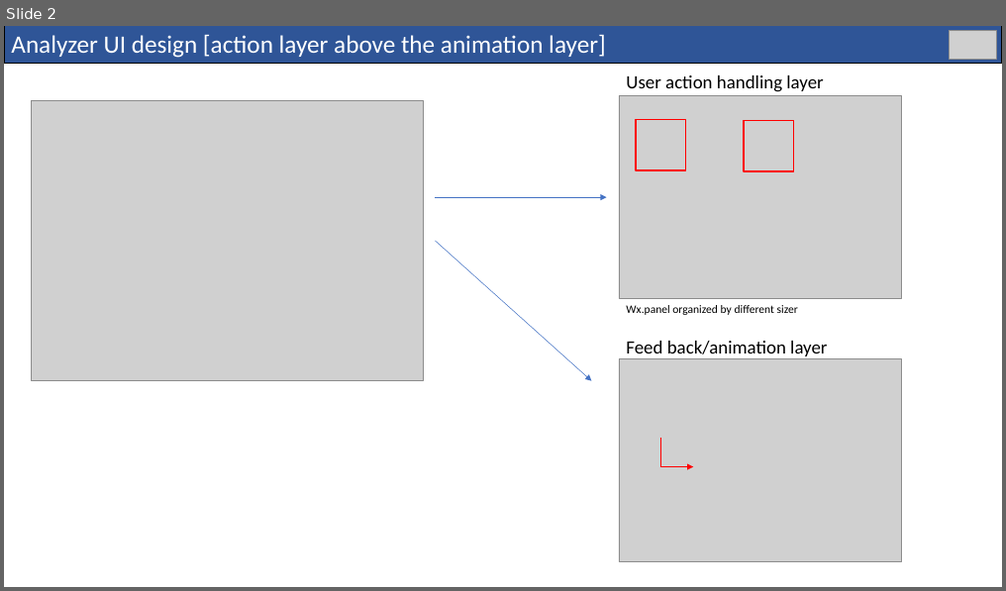
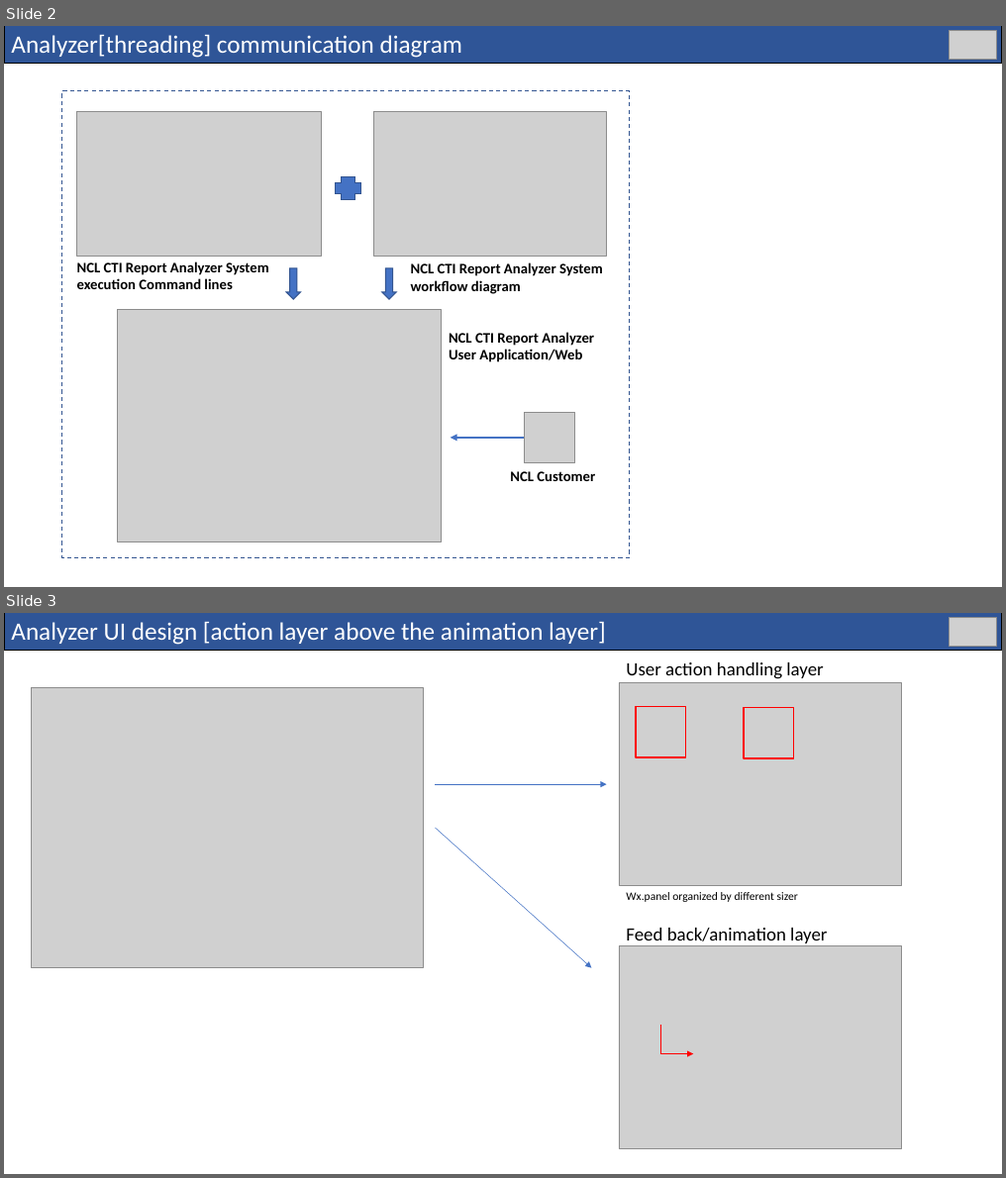
Before and after one commit to LiuYuancheng/CTI_Report_Analyzer, a slide deck: doc/deisgnDoc.pptx. Shown one above the other, each under a label of ours: slide 2 before the commit, slides 2 and 3 after it. The pictures are 1006x591 and 1006x1178 pixels, drawn with LibreOffice and Linux fonts; fonts in the diff are those of the drawing; grey boxes stand for pictures. Boxes give left, top, right and bottom in pixels: in the first picture for what was removed or moved away, otherwise in the second. Text is boxed around its words. In the diff, an @@ line names an element or a change of style, - is before the commit and + after.

```diff
--- a/doc/deisgnDoc.pptx
+++ b/doc/deisgnDoc.pptx
@@ slide 2 added at (4, 26, 1002, 587), background #FFFFFF @@
@@ rectangle added at (4, 26, 1002, 63), fill #2F5597, outline #000000 0.75 pt, 24 pt, text #FFFFFF @@
+Analyzer[threading] communication diagram
@@ picture added at (949, 30, 997, 59) @@
@@ rectangle added at (62, 91, 629, 559), outline #325491 1 pt dashed @@
@@ picture added at (76, 112, 322, 256) @@
@@ picture added at (374, 112, 607, 256) @@
@@ plus added at (336, 176, 361, 199), fill #4472C4, outline #325491 1 pt @@
@@ text added at (77, 262, 269, 289), 14 pt, text #000000, bold @@
+NCL CTI Report Analyzer System execution Command lines
@@ text added at (411, 263, 603, 294), 14 pt, text #000000, bold @@
+NCL CTI Report Analyzer System workflow diagram
@@ down arrow added at (286, 269, 300, 299), fill #4472C4, outline #325491 1 pt @@
@@ down arrow added at (382, 269, 396, 299), fill #4472C4, outline #325491 1 pt @@
@@ picture added at (117, 310, 442, 542) @@
@@ text added at (449, 332, 594, 363), 14 pt, text #000000, bold @@
+NCL CTI Report Analyzer
+User Application/Web
@@ arrow added from (525, 438) to (450, 438), #4472C4 2.25 pt @@
@@ picture added at (525, 412, 575, 464) @@
@@ text added at (510, 472, 595, 481), 14 pt, text #000000, bold @@
+NCL Customer
@@ what was slide 2 is now slide 3 @@
```
Also in this commit, not shown: 1 slide changed, 1 other file.
